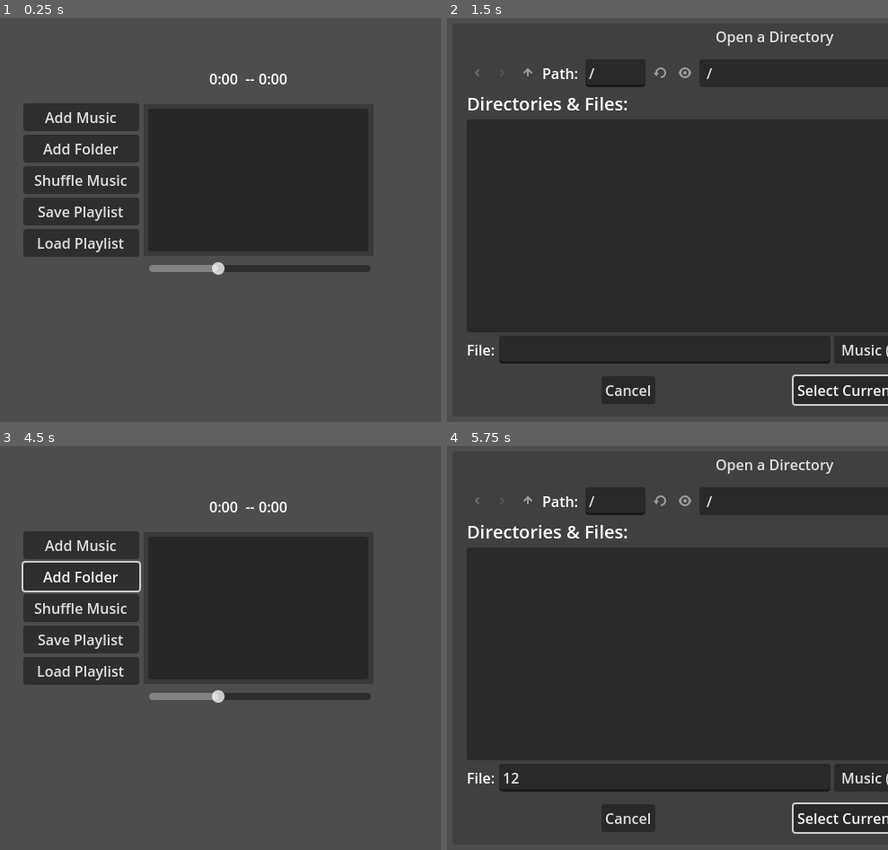
Above: before the commit, frames 1-4 (two rows, left to right).
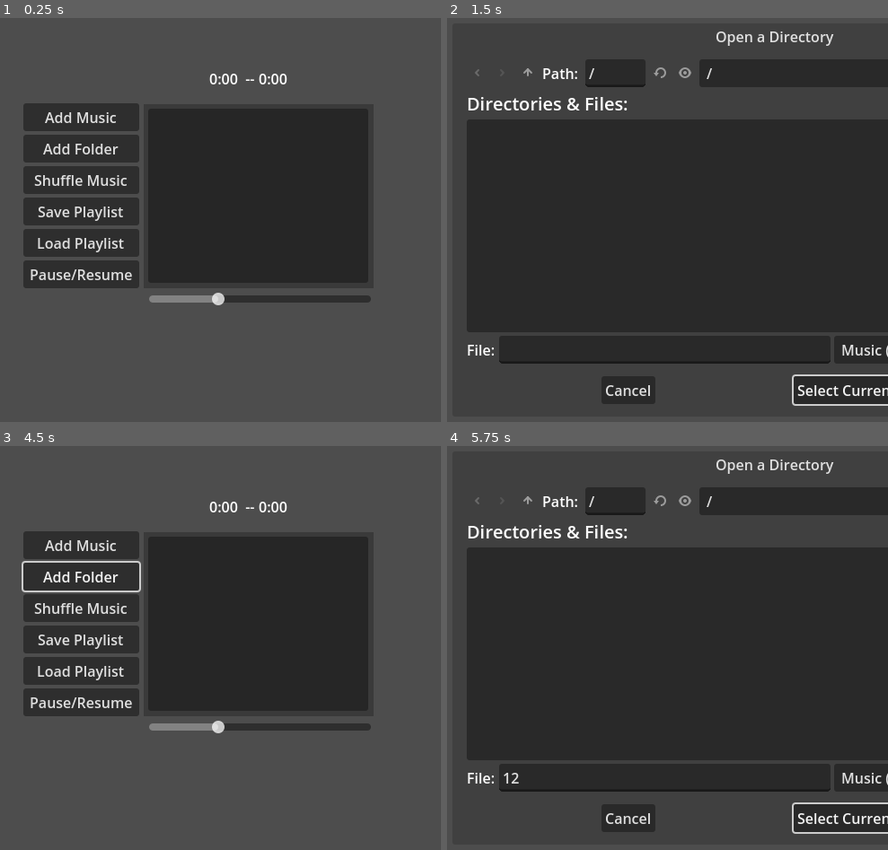
Above: after the commit, the same moments.

Repository: KindaWrks/Music-Player
Game: Godot game, scene res://MusicNode.tscn
The game is run twice, just before and just after one commit, with the same random seed, the same clock (stepped at 60 frames per second) and the same inputs.
Inputs (mouse positions are in pixels of both pictures, inside the frame that each line leads up to):
- Up to frame 1 (0.25 s): no input
- Up to frame 2 (1.5 s): click (526, 272) at 0.5 s, where only the run after the commit has a clickable "Pause/Resume"; click "Add Folder" at 1.25 s
- Up to frame 3 (4.5 s): click (216, 777) at 2.02 s; type "12" at 2.1 s; click (79, 502) at 2.75 s; click (79, 502) at 3.5 s; click "Select Current Folder" at 4.25 s
- Up to frame 4 (5.75 s): click "Add Folder" at 5 s

The runs differ from the first frame. In frame 1, 5.4% of the frame differs, in the area x 5-85%, y 58-72%; in frame 2, nothing differs; in frame 3, 5.4%; in frame 4, nothing differs.

Commit message:
music can now  be paused and resumed
finally fixed my next song in array func which caused pause to skip tracks instead

Diff:
--- a/MusicNode.gd
+++ b/MusicNode.gd
@@ -6,11 +6,13 @@
 @onready var music_time_label = $HBoxContainer/MusicTimeLabel
 @onready var music_total_time = $HBoxContainer/MusicTotalTimeLabel
 
-# Add this variable to keep track of the currently playing song index
+# variable to keep track of the currently playing song index and pause postion
 var current_playing_index = -1
+var paused_position: float = 0.0
 
 @export var audio_bus_name := "Master" #Makes the var Master audio bus
 @onready var _bus := AudioServer.get_bus_index(audio_bus_name) #Sets bus index to Master
+var is_audio_paused = false
 
 var musicarray = [] # Initialize array only
 var musicindex = 0
@@ -62,9 +64,9 @@
 	print(musicarray)
 
 
-# Check if the song ended and play the next song in the queue
+# Check if the song ended and play the next song in the queue, updated to allow pausing
 func next_song_in_array():
-	if not $AudioStreamPlayer.playing and musicarray.size() > 0:
+	if not $AudioStreamPlayer.playing and !is_audio_paused and musicarray.size() > 0:
 		musicindex += 1
 		if musicindex >= musicarray.size():
 			musicindex = 0
@@ -207,3 +209,17 @@
 
 func _on_button_folder_pressed():
 	fd_folder.visible = true
+
+
+func _on_button_pause_pressed():
+	# Toggle the paused state variable
+	is_audio_paused = !is_audio_paused
+	# Check the current paused state
+	if is_audio_paused:
+		# If paused, pause the audio playback and get the position as a float
+		paused_position = $AudioStreamPlayer.get_playback_position()
+		$AudioStreamPlayer.stop()
+	else:
+		# If not paused, resume the audio playback
+		$AudioStreamPlayer.play()
+		$AudioStreamPlayer.seek(paused_position)
--- a/MusicNode.tscn
+++ b/MusicNode.tscn
@@ -32,14 +32,14 @@
 offset_left = 288.0
 offset_top = 120.0
 offset_right = 544.0
-offset_bottom = 289.0
+offset_bottom = 325.0
 color = Color(0, 0, 0, 0.243137)
 
 [node name="HSlider" type="HSlider" parent="."]
 offset_left = 294.0
-offset_top = 276.0
+offset_top = 310.0
 offset_right = 541.0
-offset_bottom = 330.0
+offset_bottom = 364.0
 max_value = 1.0
 step = 0.01
 value = 0.3
@@ -48,7 +48,7 @@
 offset_left = 293.0
 offset_top = 125.0
 offset_right = 538.0
-offset_bottom = 284.0
+offset_bottom = 319.0
 theme_override_colors/font_color = Color(0, 0.611765, 0, 1)
 theme_override_colors/font_hovered_color = Color(0, 1, 0, 1)
 theme_override_colors/font_selected_color = Color(0, 1, 0, 1)
@@ -100,6 +100,10 @@
 layout_mode = 2
 text = "Load Playlist"
 
+[node name="ButtonPause" type="Button" parent="VBoxContainer"]
+layout_mode = 2
+text = "Pause/Resume"
+
 [connection signal="files_selected" from="FD_OPENfiles" to="." method="_on_fd_open_files_selected"]
 [connection signal="dir_selected" from="FD_OPENfolder" to="." method="_on_fd_ope_nfolder_dir_selected"]
 [connection signal="value_changed" from="HSlider" to="." method="_on_h_slider_value_changed"]
@@ -109,3 +113,4 @@
 [connection signal="pressed" from="VBoxContainer/ButtonShuffle" to="." method="_on_button_shuffle_pressed"]
 [connection signal="pressed" from="VBoxContainer/ButtonSavePlaylist" to="." method="_on_button_save_playlist_pressed"]
 [connection signal="pressed" from="VBoxContainer/ButtonLoadPlaylist" to="." method="_on_button_load_playlist_pressed"]
+[connection signal="pressed" from="VBoxContainer/ButtonPause" to="." method="_on_button_pause_pressed"]
